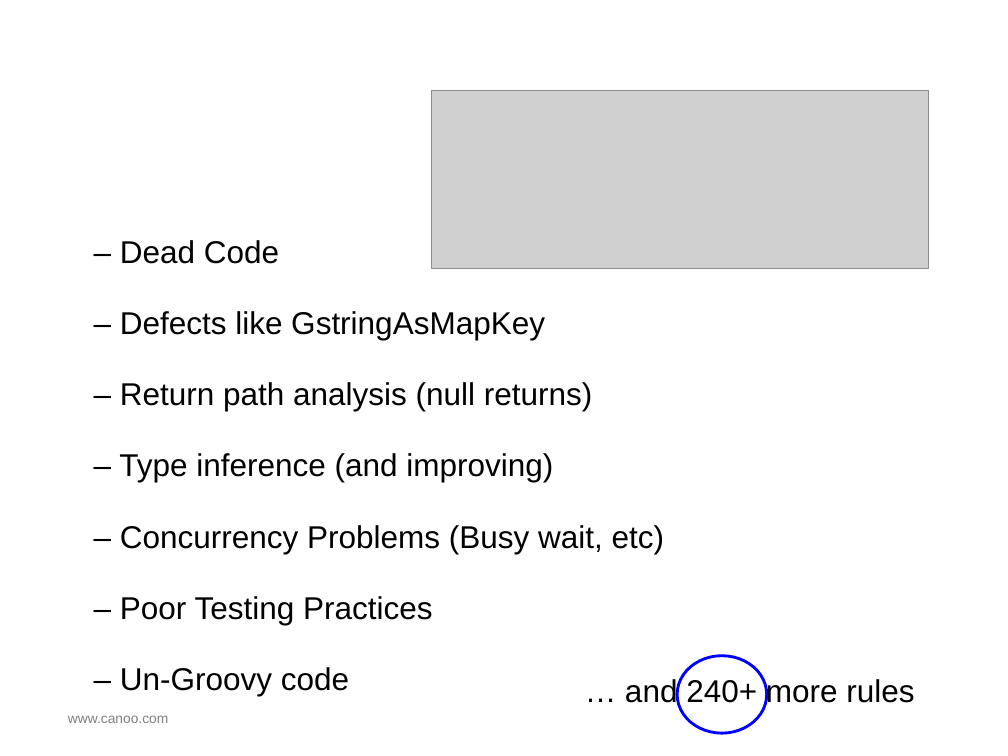
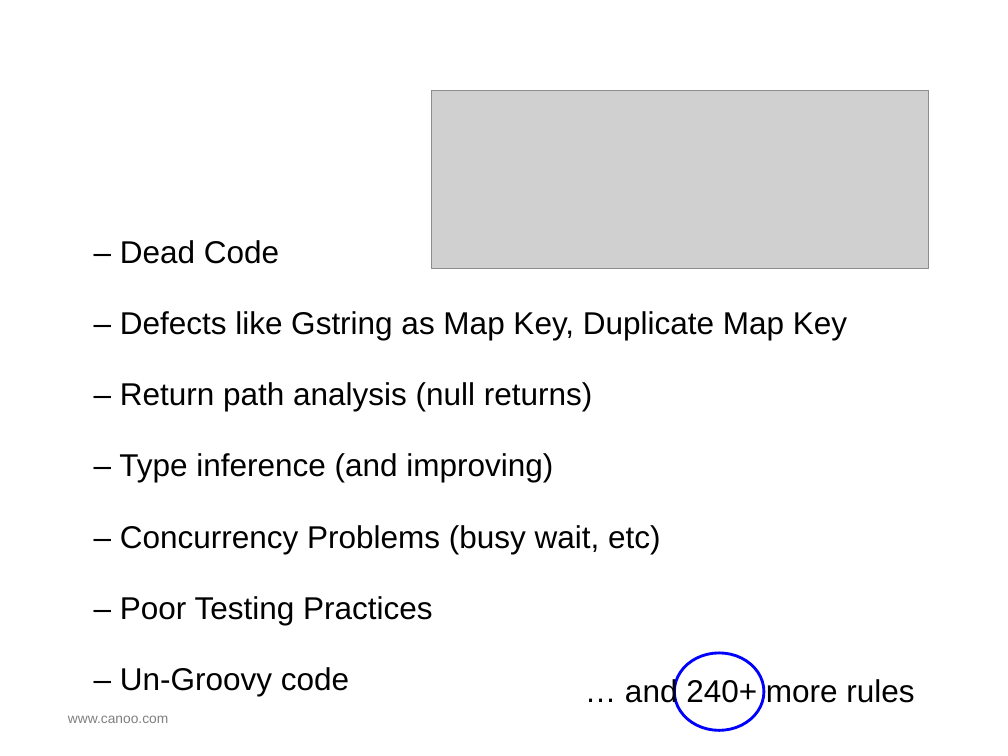
Before and after one commit to HamletDRC/presentations, a slide deck: slide 45 of asttransformations/AstTransformations.odp (slide 41 before the commit). Drawn at 1008x756 pixels with LibreOffice and Linux fonts; fonts in the diff are those of the drawing; grey boxes stand for pictures; background and template pictures are left out. Boxes give left, top, right and bottom in pixels: in the first picture for what was removed or moved away, otherwise in the second. Text is boxed around its words. In the diff, an @@ line names an element or a change of style, - is before the commit and + after.

```diff
--- a/asttransformations/AstTransformations.odp
+++ b/asttransformations/AstTransformations.odp
@@ text at <box>120,311,847,340</box>: text changed @@
-– Defects like GstringAsMapKey
+– Defects like Gstring as Map Key, Duplicate Map Key
@@ text at <box>120,525,661,554</box>: text changed @@
-– Concurrency Problems (Busy wait, etc)
+– Concurrency Problems (busy wait, etc)
```
Also in this commit, not shown: 4 other slides changed, 15 slides added, 6 slides removed, 10 other files.
